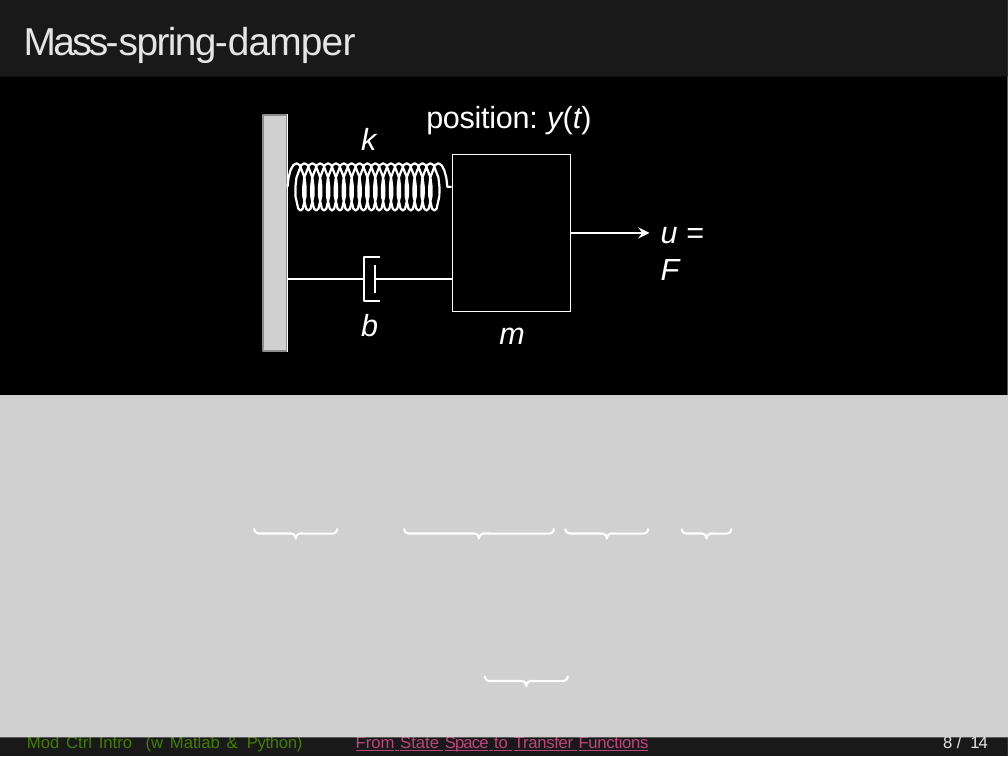
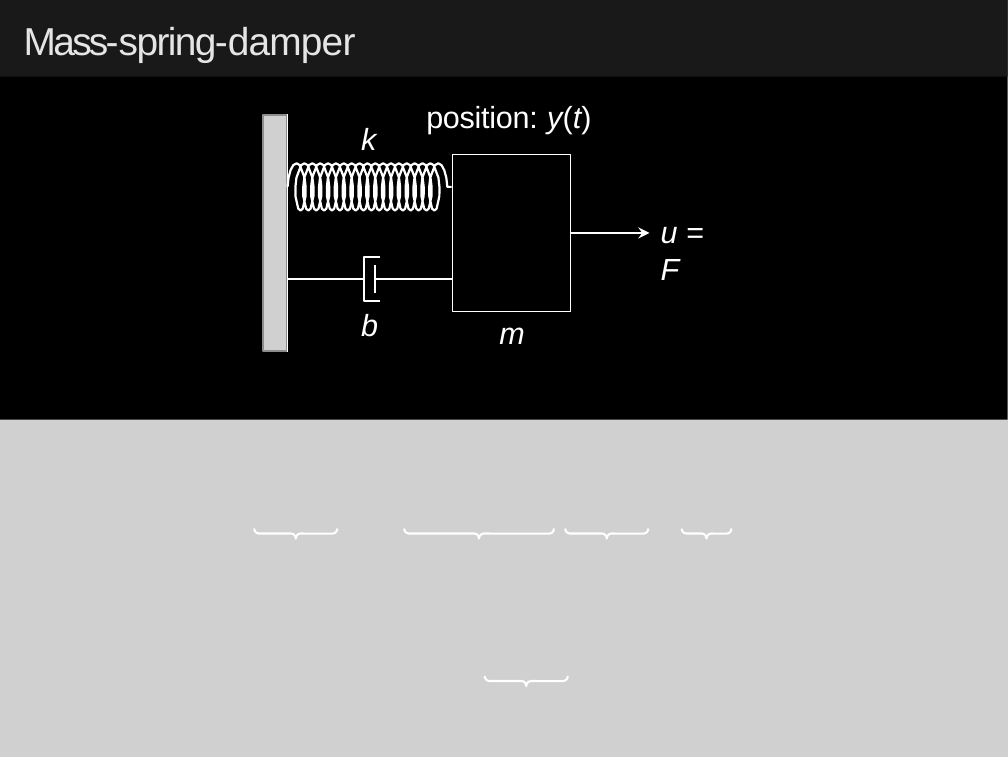
Before and after one commit to MCIMP-book/mcimp, a slide deck: slide 8 of lecture notes/from Modeling to Continuous-time LQ/powerpoint_handouts (work in progress)/07-Relationship Between State-Space Models and Transfer Functions (imcmp-handout-dark) - pub.pptx. Drawn at 1008x757 pixels with LibreOffice and Linux fonts; fonts in the diff are those of the drawing; grey boxes stand for pictures. Boxes give left, top, right and bottom in pixels: in the first picture for what was removed or moved away, otherwise in the second. Text is boxed around its words. In the diff, an @@ line names an element or a change of style, - is before the commit and + after.

```diff
--- a/lecture notes/from Modeling to Continuous-time LQ/powerpoint_handouts (work in progress)/07-Relationship Between State-Space Models and Transfer Functions (imcmp-handout-dark) - pub.pptx
+++ b/lecture notes/from Modeling to Continuous-time LQ/powerpoint_handouts (work in progress)/07-Relationship Between State-Space Models and Transfer Functions (imcmp-handout-dark) - pub.pptx
@@ picture: place and size @@
-picture at box(0, 396, 1008, 738)
+picture at box(0, 420, 1008, 757)
@@ freeform shape removed at box(0, 732, 1008, 756) @@
@@ text removed at box(27, 735, 303, 752) @@
-Mod Ctrl Intro (w Matlab & Python)
@@ text removed at box(356, 735, 649, 751) @@
-From State Space to Transfer Functions
@@ page number removed at box(943, 735, 988, 748) @@
-8 / 14
```
Also in this commit, not shown: 3 other files.
